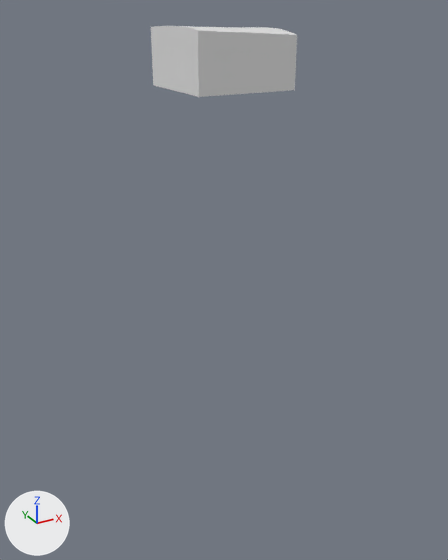
The glTF model assets/terrain/surface_pieces/surf_8_42.glb, before and after one commit.
The view is the same before and after, from a 50 mm camera at (-82.4, -129.7, -21.5) aimed at (-67.2, -102.2, -35.2). The axes (+X, +Y, +Z) are drawn at lower left. The lights are the same throughout. The picture after the commit comes second. Where no turn or scale is listed for an object, it has been applied to the vertices.

In view in the first picture: 'geometry_0'.
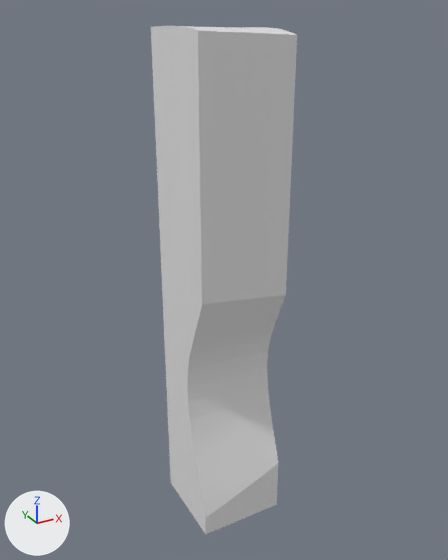
Edits to the bpy script that builds the scene:
```text
Change me_geometry_0:
    used by ob_geometry_0; location = (0.0, 0.0, 0.0)
    remove me_geometry_0.from_pydata(...)  # 78 vertices, 152 faces; spans x -70.0..-65.0, y -105.0..-100.0, z -25.0..-22.22
    add me_geometry_0.from_pydata(...)  # 257 vertices, 510 faces; spans x -70.0..-65.0, y -105.0..-100.0, z -50.0..-22.22
    me_geometry_0 part 1
    4 vertices are removed from x -70.0..-65.0, y -105.0..-100.0, z -25.0
    54 faces are deleted
    183 vertices are added at x -70.0..-65.0, y -105.0..-100.0, z -50.0..-34.9
    412 new faces join them
```

Boxes [x1, y1, x2, y2] around the edits, measured in the pictures (448 x 560 px):
'geometry_0', reshaped (607% taller)
    before: [151, 26, 297, 97]
    after: [151, 26, 297, 534]
